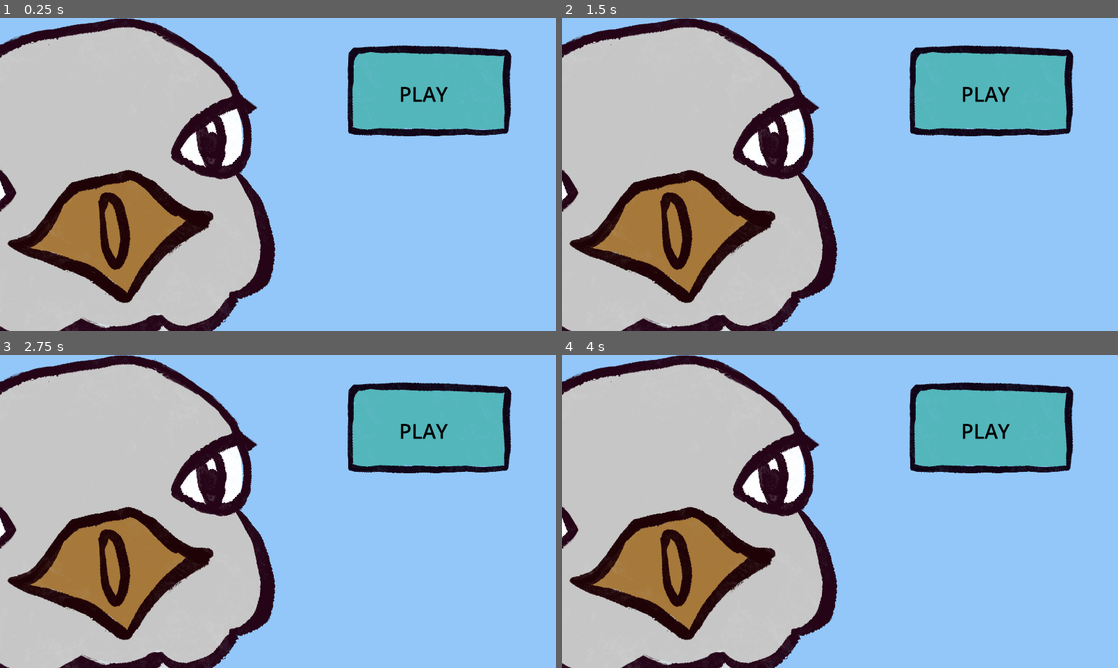
Above: before the commit, frames 1-4 (two rows, left to right).
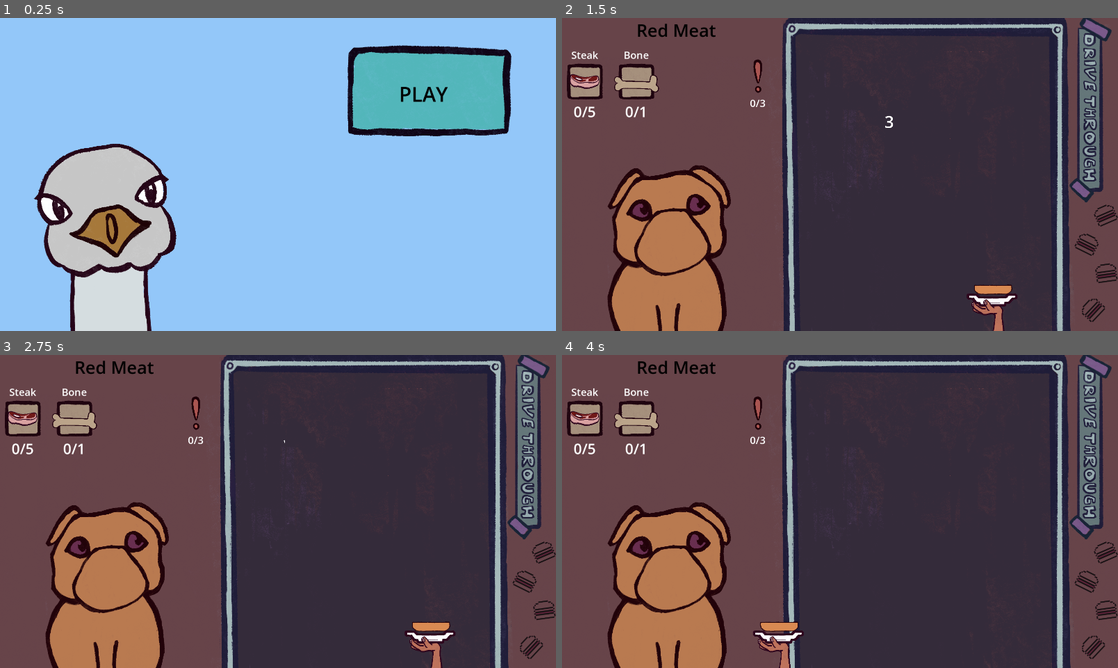
Above: after the commit, the same moments.

Repository: SirLich/funky-drive-through
Game: Godot game, scene res://menu.tscn
Same seed, same stepped clock (60 frames per second), same inputs: the game is played once before the commit and once after it. This scene is started directly instead of the project's main scene.
Inputs (mouse positions are in pixels of both pictures, inside the frame that each line leads up to):
- Up to frame 1 (0.25 s): no input
- Up to frame 2 (1.5 s): click "PLAY" at 0.5 s; click (990, 93) at 1.25 s, where only the run before the commit has a clickable "PLAY"
- Up to frame 3 (2.75 s): click (428, 430) at 2 s, where only the run before the commit has a clickable "PLAY"
- Up to frame 4 (4 s): tap Enter at 2.75 s; move the mouse to (962, 495) at 2.77 s; press the mouse at (962, 495) at 2.78 s; move the mouse to (728, 527) at 3.52 s; release the mouse at (728, 527) at 3.53 s; click (728, 527) at 3.6 s

The runs differ from the first frame. In frame 1, 40% of the frame differs, in the area x 0-50%, y 0-100%; in frame 2, 96%, in the area x 0-100%, y 0-100%; in frame 3, 96%; in frame 4, 96%.
Error before the commit: Parse Error: Could not find type "Bird" in the current scope. (res://menu.gd:3)

Commit message:
Save before restarting Godot

Diff:
--- a/menu.gd
+++ b/menu.gd
@@ -1,9 +1,10 @@
 extends Control
 
-@onready var bird: Bird = $Bird
+@onready var bird: Animal = $Bird
 
 # Called when the node enters the scene tree for the first time.
 func _ready() -> void:
+	bird.scale = Vector2(0.4, 0.4)
 	bird.become_neutral()
 
 func _on_texture_button_button_up() -> void:
--- a/menu.tscn
+++ b/menu.tscn
@@ -1,8 +1,9 @@
-[gd_scene load_steps=6 format=3 uid="uid://cxhnkijr3r6v5"]
+[gd_scene load_steps=7 format=3 uid="uid://cxhnkijr3r6v5"]
 
 [ext_resource type="Script" path="res://menu.gd" id="1_iq4jb"]
 [ext_resource type="PackedScene" uid="uid://bwckprmdmmhxv" path="res://scenes/bird.tscn" id="1_rf33c"]
 [ext_resource type="Texture2D" uid="uid://cnd1kj7020uls" path="res://assets/frame.png" id="3_lawy5"]
+[ext_resource type="AudioStream" uid="uid://0qqfq4tqgluf" path="res://assets/sounds/background_menu_1-2.wav" id="4_4f0d8"]
 
 [sub_resource type="AtlasTexture" id="AtlasTexture_muowe"]
 atlas = ExtResource("3_lawy5")
@@ -52,4 +53,8 @@
 text = "PLAY"
 label_settings = SubResource("LabelSettings_stnm7")
 
+[node name="AudioStreamPlayer" type="AudioStreamPlayer" parent="."]
+stream = ExtResource("4_4f0d8")
+autoplay = true
+
 [connection signal="button_up" from="TextureButton" to="." method="_on_texture_button_button_up"]
--- a/scenes/item/bone_scene.tscn
+++ b/scenes/item/bone_scene.tscn
@@ -22,4 +22,4 @@
 scale = Vector2(0.1, 0.1)
 sprite_frames = SubResource("SpriteFrames_j0a80")
 autoplay = "default"
-frame_progress = 0.457589
+frame_progress = 0.357529
Not shown, added: assets/sounds/background_menu_1-2.wav.import
Not shown, added: assets/sounds/pity_sound.wav.import
Not shown, added: assets/sounds/success_sound.wav.import
Not shown, added: assets/sounds/background_menu_1-2.wav
Not shown, added: assets/sounds/pity_sound.wav
Not shown, added: assets/sounds/success_sound.wav
Not shown, added: men1EF2.tmp
Not shown, added: men63B.tmp
